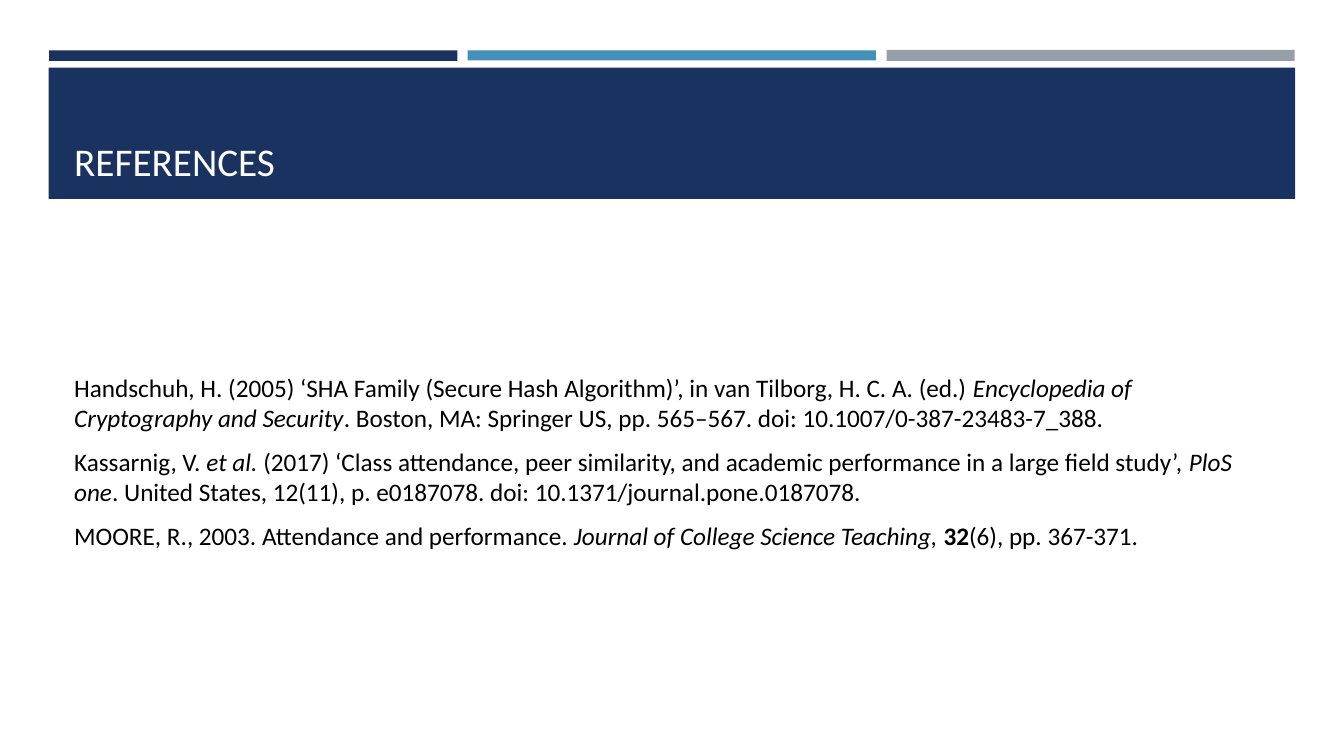
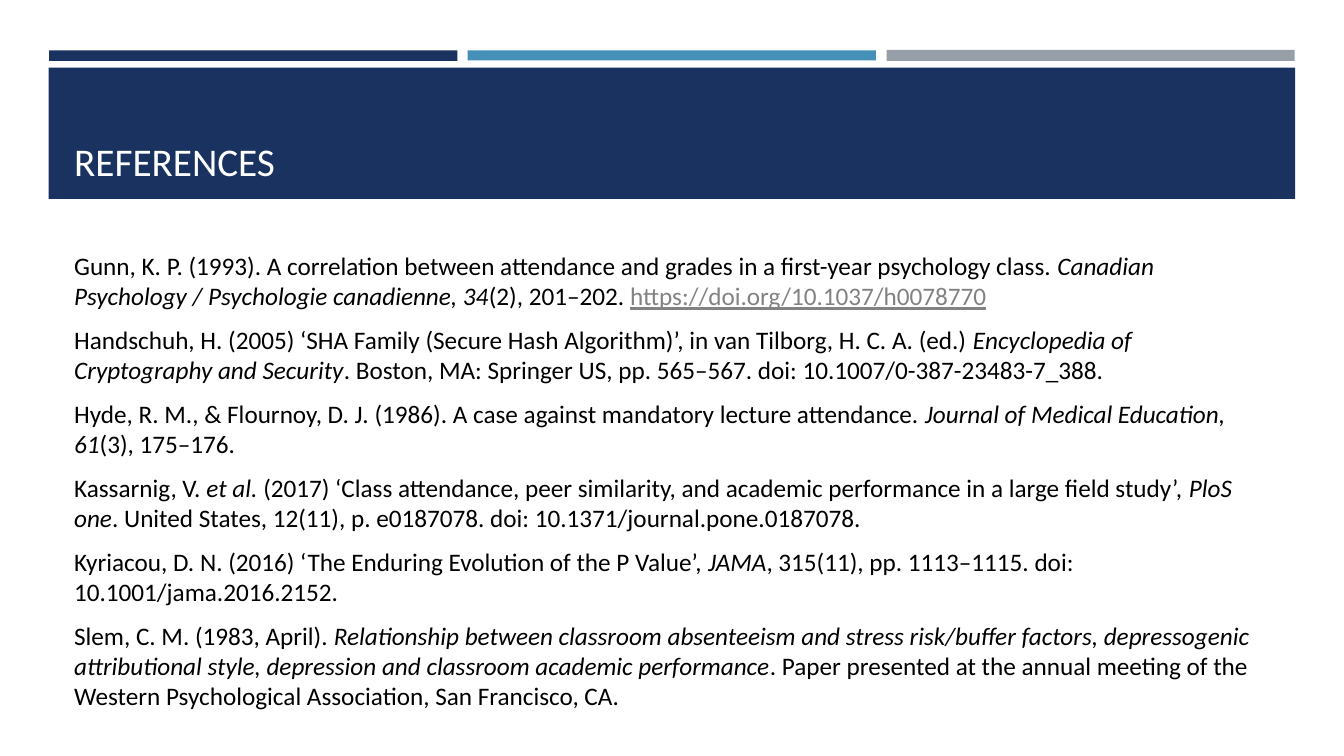
Before and after one commit to ChrisAcornleyPhD/CAP512Data, a slide deck: slide 43 of scripts/CAP512.pptx (slide 34 before the commit). Drawn at 1344x756 pixels with LibreOffice and Linux fonts; fonts in the diff are those of the drawing. Boxes give left, top, right and bottom in pixels: in the first picture for what was removed or moved away, otherwise in the second. Text is boxed around its words. In the diff, an @@ line names an element or a change of style, - is before the commit and + after.

```diff
--- a/scripts/CAP512.pptx
+++ b/scripts/CAP512.pptx
@@ text at (x1=74, y1=256, x2=1154, y2=310): paragraph added @@
+Gunn, K. P. (1993). A correlation between attendance and grades in a first-year psychology class. Canadian Psychology / Psychologie canadienne, 34(2), 201–202. https://doi.org/10.1037/h0078770
@@ text at (x1=74, y1=404, x2=1225, y2=457): paragraph added @@
+Hyde, R. M., & Flournoy, D. J. (1986). A case against mandatory lecture attendance. Journal of Medical Education, 61(3), 175–176.
@@ text at (x1=74, y1=552, x2=1249, y2=710): text changed @@
-MOORE, R., 2003. Attendance and performance. Journal of College Science Teaching, 32(6), pp. 367-371.
+Kyriacou, D. N. (2016) ‘The Enduring Evolution of the P Value’, JAMA, 315(11), pp. 1113–1115. doi: 10.1001/jama.2016.2152.
+Slem, C. M. (1983, April). Relationship between classroom absenteeism and stress risk/buffer factors, depressogenic attributional style, depression and classroom academic performance. Paper presented at the annual meeting of the Western Psychological Association, San Francisco, CA.
```
Also in this commit, not shown: 15 other slides changed, 10 slides added.
